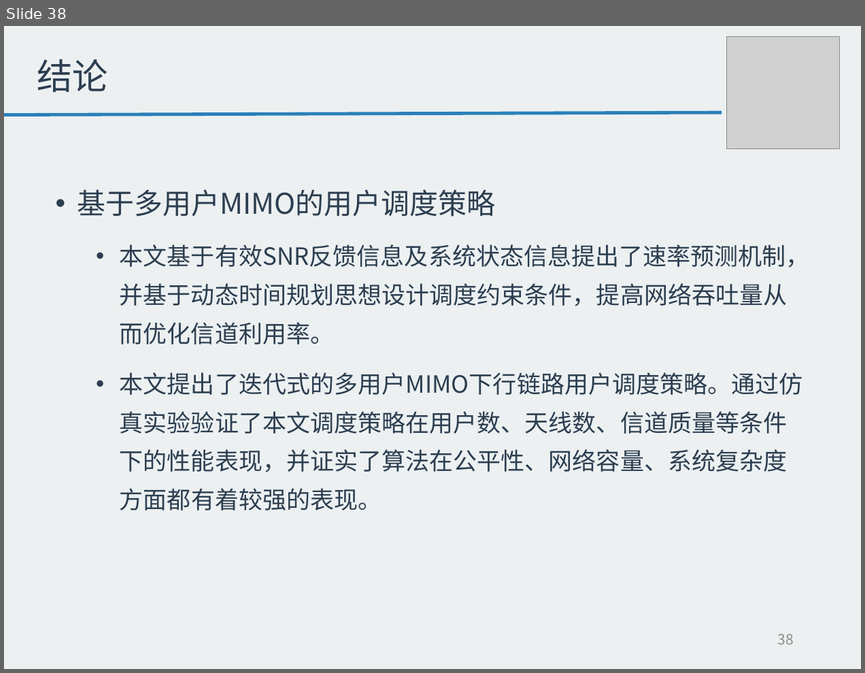
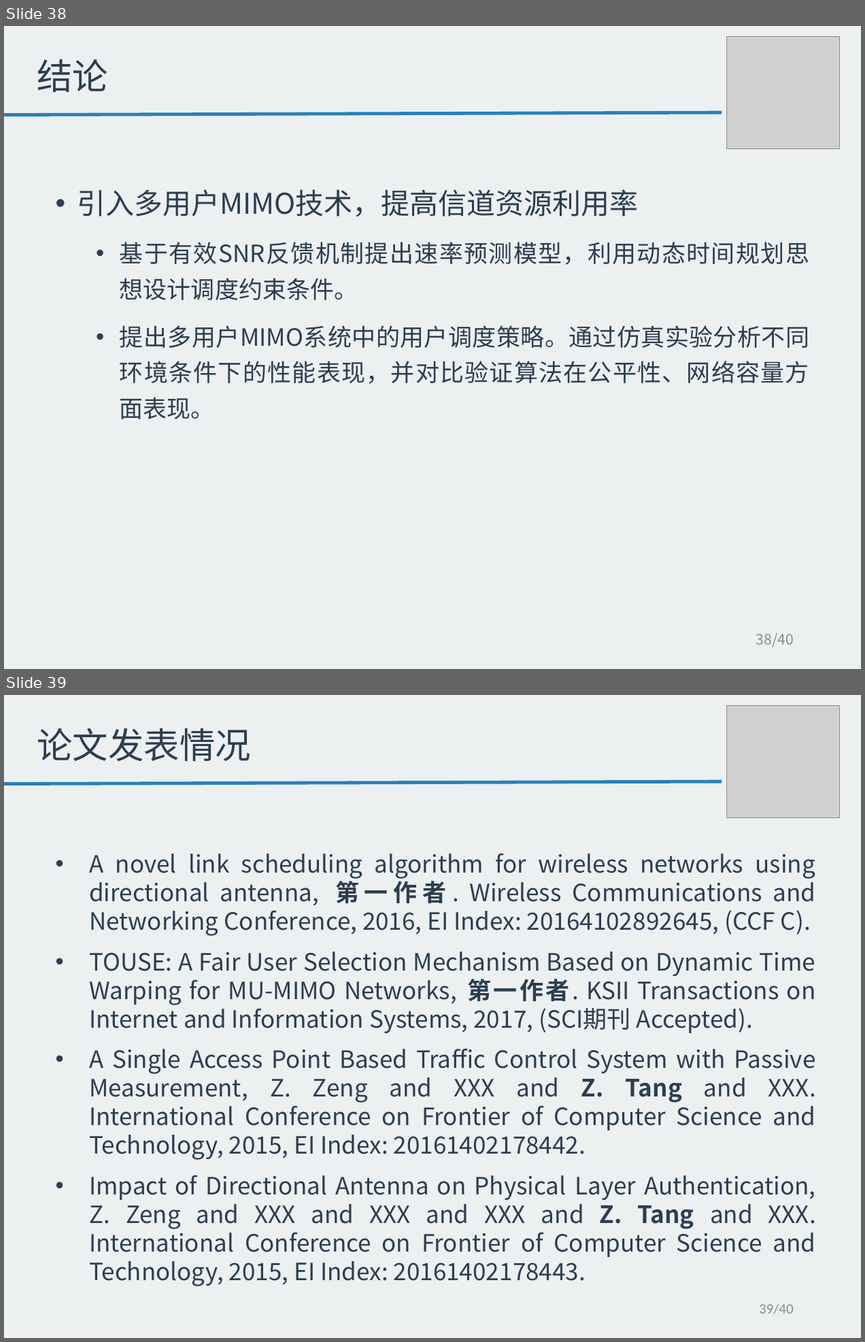
Before and after one commit to tangzhaoshu/playground, a slide deck: ResearchWork/毕业答辩--唐兆树.pptx. Shown one above the other, each under a label of ours: slide 38 before the commit, slides 38 and 39 after it. The pictures are 865x673 and 865x1342 pixels, drawn with LibreOffice and Linux fonts; fonts in the diff are those of the drawing; grey boxes stand for pictures. Boxes give left, top, right and bottom in pixels: in the first picture for what was removed or moved away, otherwise in the second. Text is boxed around its words. In the diff, an @@ line names an element or a change of style, - is before the commit and + after.

```diff
--- a/ResearchWork/毕业答辩--唐兆树.pptx
+++ b/ResearchWork/毕业答辩--唐兆树.pptx
@@ slide 39 added at bbox=[4, 695, 861, 1338], background #ECF0F1 @@
@@ picture added at bbox=[726, 705, 839, 817] @@
@@ title added at bbox=[37, 728, 251, 761], 30 pt, text #2C3E50 @@
+论文发表情况
@@ line added from (4, 784) to (721, 781), #2980B9 2.75 pt @@
@@ text added at bbox=[89, 853, 816, 1286], 20 pt, text #2C3E50 @@
+• A novel link scheduling algorithm for wireless networks using directional antenna, 第一作者. Wireless Communications and Networking Conference, 2016, EI Index: 20164102892645, (CCF C).
+• TOUSE: A Fair User Selection Mechanism Based on Dynamic Time Warping for MU-MIMO Networks, 第一作者. KSII Transactions on Internet and Information Systems, 2017, (SCI期刊 Accepted).
+• A Single Access Point Based Traffic Control System with Passive Measurement, Z. Zeng and XXX and Z. Tang and XXX. International Conference on Frontier of Computer Science and Technology, 2015, EI Index: 20161402178442.
+• Impact of Directional Antenna on Physical Layer Authentication, Z. Zeng and XXX and XXX and XXX and Z. Tang and XXX. International Conference on Frontier of Computer Science and Technology, 2015, EI Index: 20161402178443.
@@ page number added at bbox=[759, 1303, 793, 1314], 12 pt, text #8C8C8C @@
+39/40
@@ slide 38 changed as well @@
@@ text at bbox=[77, 189, 809, 419]: text changed @@
-• 基于多用户MIMO的用户调度策略
-• 本文基于有效SNR反馈信息及系统状态信息提出了速率预测机制，并基于动态时间规划思想设计调度约束条件，提高网络吞吐量从而优化信道利用率。
-• 本文提出了迭代式的多用户MIMO下行链路用户调度策略。通过仿真实验验证了本文调度策略在用户数、天线数、信道质量等条件下的性能表现，并证实了算法在公平性、网络容量、系统复杂度方面都有着较强的表现。
+• 引入多用户MIMO技术，提高信道资源利用率
+• 基于有效SNR反馈机制提出速率预测模型，利用动态时间规划思想设计调度约束条件。
+• 提出多用户MIMO系统中的用户调度策略。通过仿真实验分析不同环境条件下的性能表现，并对比验证算法在公平性、网络容量方面表现。
@@ page number at bbox=[756, 633, 793, 647]: text changed @@
-38
+38/40
```
Also in this commit, not shown: 23 other slides changed, 18 other files.
